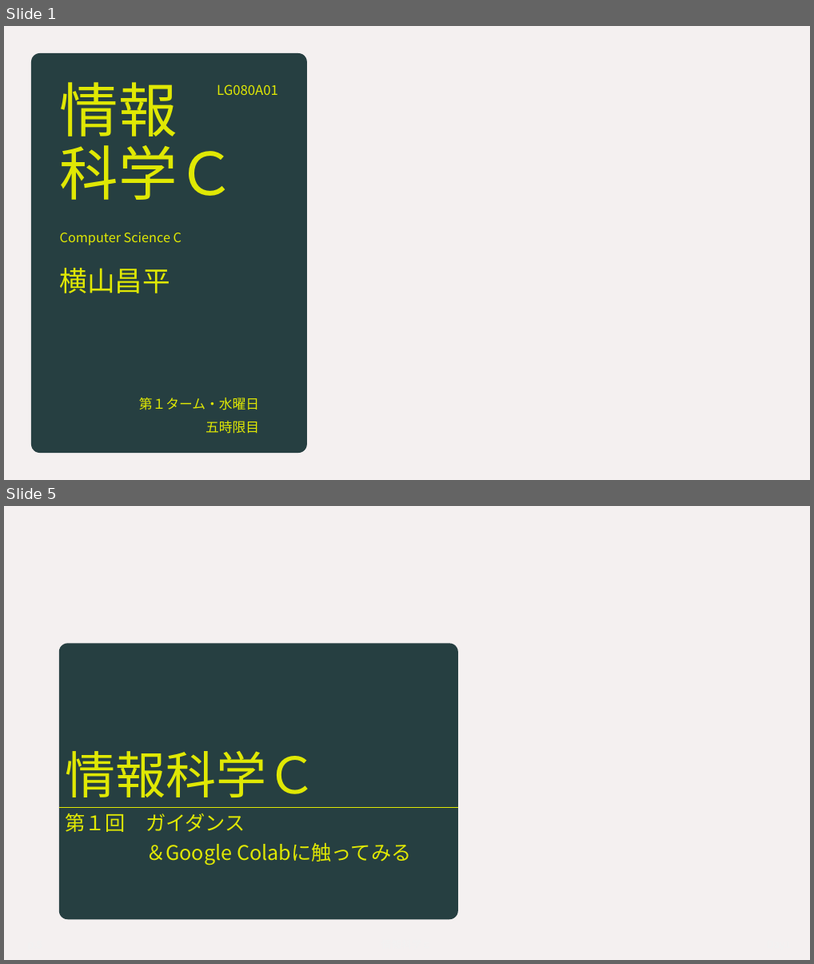
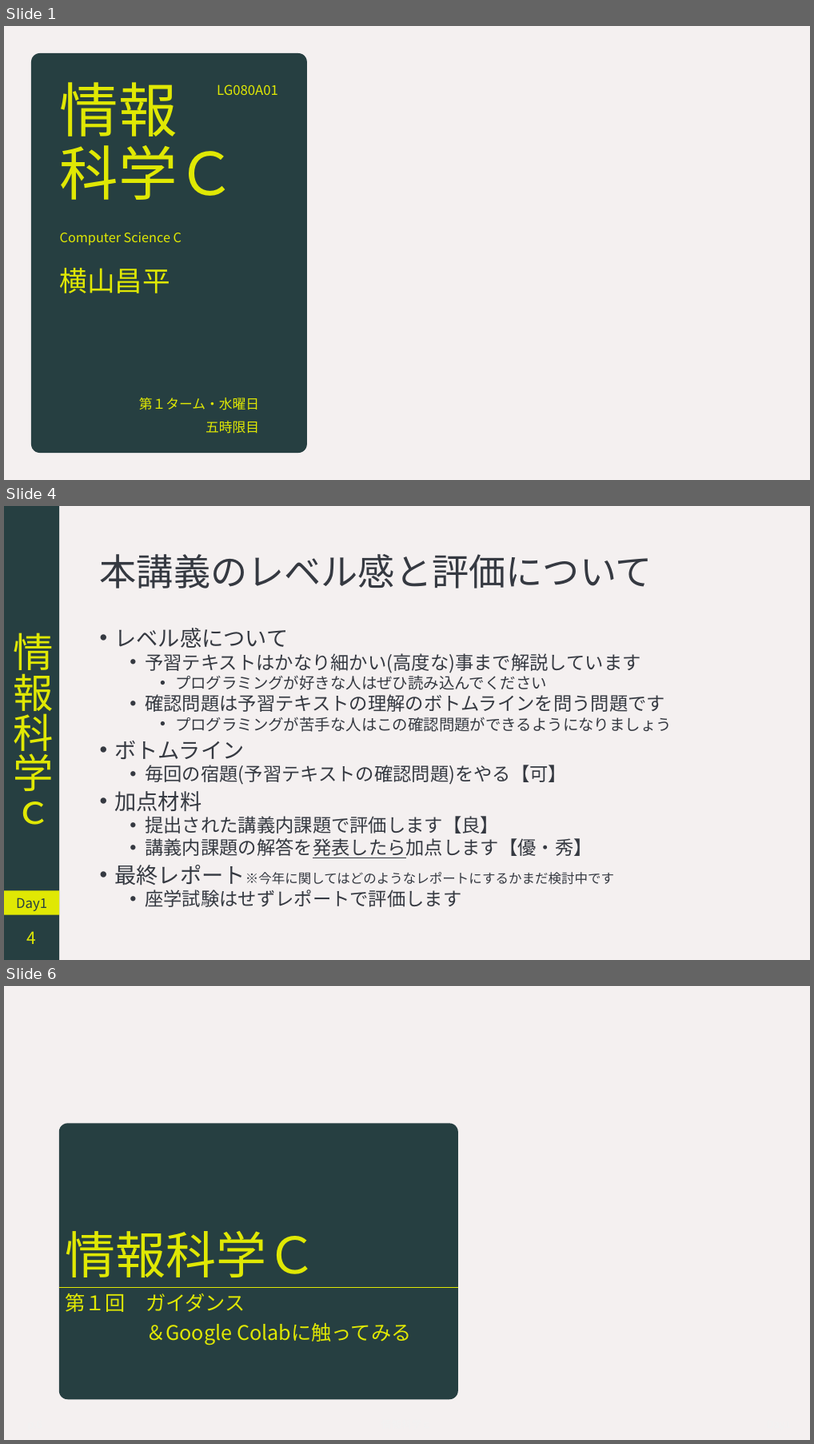
Before and after one commit to YokoyamaLab/PythonBasics, a slide deck: slides/computerScience_day1.pptx. Shown one above the other, each under a label of ours: slides 1 and 5 before the commit, slides 1, 4 and 6 after it; the slides between them are not shown. The pictures are 814x964 and 814x1444 pixels, drawn with LibreOffice and Linux fonts; fonts in the diff are those of the drawing; background and template pictures are left out. Boxes give left, top, right and bottom in pixels: in the first picture for what was removed or moved away, otherwise in the second. Text is boxed around its words. In the diff, an @@ line names an element or a change of style, - is before the commit and + after.

```diff
--- a/slides/computerScience_day1.pptx
+++ b/slides/computerScience_day1.pptx
@@ slide 4 added at bbox=[4, 506, 810, 960], background #F4F0F0 @@
@@ rectangle added at bbox=[4, 506, 60, 960], fill #263F41, 48 pt, text #E0E804 @@
+情報科学ｃ
@@ title added at bbox=[100, 554, 654, 588], 44 pt, text #353941 @@
+本講義のレベル感と評価について
@@ text added at bbox=[115, 628, 672, 907], 22.2 pt, text #353941 @@
+• レベル感について
+  • 予習テキストはかなり細かい(高度な)事まで解説しています
+    • プログラミングが好きな人はぜひ読み込んでください
+  • 確認問題は予習テキストの理解のボトムラインを問う問題です
+    • プログラミングが苦手な人はこの確認問題ができるようになりましょう
+• ボトムライン
+  • 毎回の宿題(予習テキストの確認問題)をやる【可】
+• 加点材料
+  • 提出された講義内課題で評価します【良】
+  • 講義内課題の解答を発表したら加点します【優・秀】
+• 最終レポート※今年に関してはどのようなレポートにするかまだ検討中です
+  • 座学試験はせずレポートで評価します
@@ rectangle added at bbox=[4, 891, 60, 915], fill #E0E804, 16 pt, text #263F41 @@
+Day1
@@ page number added at bbox=[27, 931, 37, 944], 20 pt, text #E0E804 @@
+4
@@ what was slide 5 is now slide 6 @@
```
Also in this commit, not shown: 8 slides changed.
